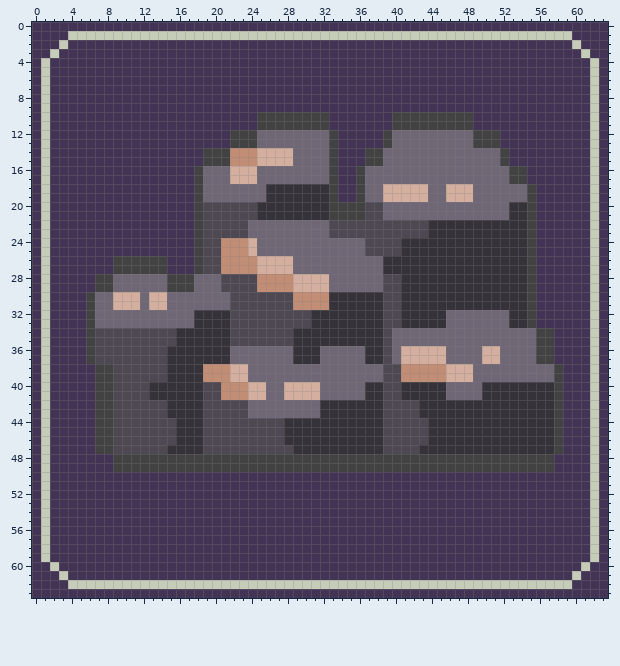
One commit to this pixel-art sprite: assets/raw/block.png. That is the earlier state.
The file is 64x64 pixels. Colours within 5 levels of each other are drawn and written as one.
New version:
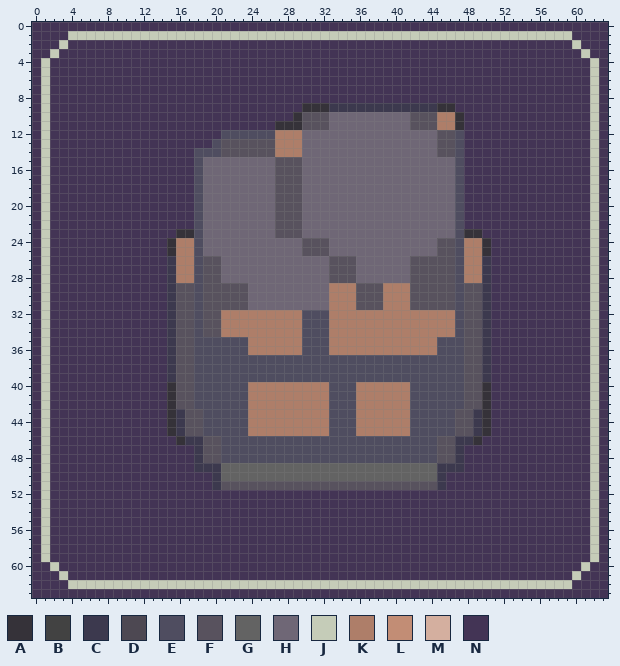
Palette (. is transparent): A #353239  B #424242  C #3c394e  D #4d4852  E #4f4d60  F #58525e  G #636363  H #6f6776  J #c5ccb8  K #ae7e69  L #c28d75  M #d4af9f  N #433455
The edit:
Changed rows in their new state; - is an unchanged pixel.
first column x 6:
 9 ------------------------AAACCCCCCCCCCCCAA------------
10 -------------------NNNNAFFFHHHHHHHHHFFFKKAN----------
11 -------------------NNAAAFFFHHHHHHHHHFFFKKAN----------
12 ---------------EEEEEEKKK---HHHHHHH-----FFENNNN-------
13 --------------EFFFFFFKKK---HHHHHHH-----FFENNNN-------
14 ------------EEEFFFFFFKKK---HHHHHH------FFENNNNN------
15 ------------EHHHHHHHHFFF---HHHHHH--------ENNNNN------
16 ------------E---HHH--FFF---HHHH----------ENNNNNNN----
17 ------------E---HHH--FFF---HHHH----------ENNNNNNN----
18 ------------E-------HFFFHHHHHHH--HHHHH--HENNNNNNNN---
19 ------------E-------HFFFHHHHHHH--HHHHH--HENNNNNNNN---
20 ------------EHHHHHHHHFFFHHHHHHHHH--------ENNNNNNNN---
21 ------------EHHHHHHHHFFFHHHHHHHHH--------ENNNNNNNN---
22 ------------EHHHHH---FFF---HHHHHHHHHHHHHHENNNNNNNN---
23 ----------AAEHHHHH---FFF---HHHHHHHHHHHHHHE--NNNNNN---
24 ---------AKKEHHHHHH-----FFF----HHHHHHHHFFEKK-NNNNN---
25 ---------AKKEHHHHHH-----FFF----HHHHHHHHFFEKK-NNNNN---
26 ---NNNNNNCKKEFFHHHHHHHH----FFF---HHHFFFFFEKKCNNNNN---
27 ---NNNNNNCKKEFFHHHHHHHH----FFF---HHHFFFFFEKKCNNNNN---
28 -NNNNNNNNCKKEFFHHHHHHHHHHHHFFF---HHHFFFFFEKKCNNNNN---
29 -NNNNNNNNCFFEFFFFFHHHHHHHHHKKKFFFKKKFFFFFEFFCNNNNN---
30 NNNNNNNNNCFFEFFFFFHHHHHHHHHKKKFFFKKKFFFFFEFFCNNNNN---
31 NNNNNNNNNCFFEFFFFFHHHHHHHHHKKKFFFKKKFFFFFEFFCNNNNN---
32 NNNNNNNNNCFFEFFKKKKKKKKKEEEKKKKKKKKKKKKKKEFFCNNNNN---
33 NNNNNNNNNCFFEFFKKKKKKKKKEEEKKKKKKKKKKKKKKEFFCNNNNN---
34 NNNNNNNNNCFFEFFKKKKKKKKKEEEKKKKKKKKKKKKKKEFFCNNNNNNN-
35 NNNNNNNNNCFFEEEEEEKKKKKKEEEKKKKKKKKKKKKEEEFFCNNNNNNN-
36 NNNNNNNNNCFFEEEEEEKKKKKKEEEKKKKKKKKKKKKEEEFFCNNNNNNN-
37 NNNNNNNNNCFFEEEEEEEEEEEEEEEEEEEEEEEEEEEEEEFFCNNNNNNN-
38 -NNNNNNNNCFFEEEEEEEEEEEEEEEEEEEEEEEEEEEEEEFFCNNNNNNNN
39 -NNNNNNNNCFFEEEEEEEEEEEEEEEEEEEEEEEEEEEEEEFFCNNNNNNNN
40 -NNNNNNNN-FFEEEEEEKKKKKKKKKEEEKKKKKKEEEEEEFF-NNNNNNNN
41 -NNNNNNNN-FFEEEEEEKKKKKKKKKEEEKKKKKKEEEEEEFF-NNNNNNNN
42 -NNNNNNNN-FFEEEEEEKKKKKKKKKEEEKKKKKKEEEEEEFF-NNNNNNNN
43 -NNNNNNNN-CFFEEEEEKKKKKKKKKEEEKKKKKKEEEEEFFC-NNNNNNNN
44 -NNNNNNNNACFFEEEEEKKKKKKKKKEEEKKKKKKEEEEEFFC-NNNNNNNN
45 -NNNNNNNNACFFEEEEEKKKKKKKKKEEEKKKKKKEEEEEFFC-NNNNNNNN
46 -NNNNNNNNN-CCFFEEEEEEEEEEEEEEEEEEEEEEEEFFCC-NNNNNNNNN
47 -NNNNNNNNNNNCFFEEEEEEEEEEEEEEEEEEEEEEEEFFCNNNNNNNNNNN
48 ---NNNNNNNNNCFFEEEEEEEEEEEEEEEEEEEEEEEEFFCNNNNNNNNNN-
49 ---NNNNNNNNNCCCGGGGGGGGGGGGGGGGGGGGGGGGCCCNNNNNNNNNN-
50 --------------CGGGGGGGGGGGGGGGGGGGGGGGGC-------------
51 --------------CFFFFFFFFFFFFFFFFFFFFFFFFC-------------
